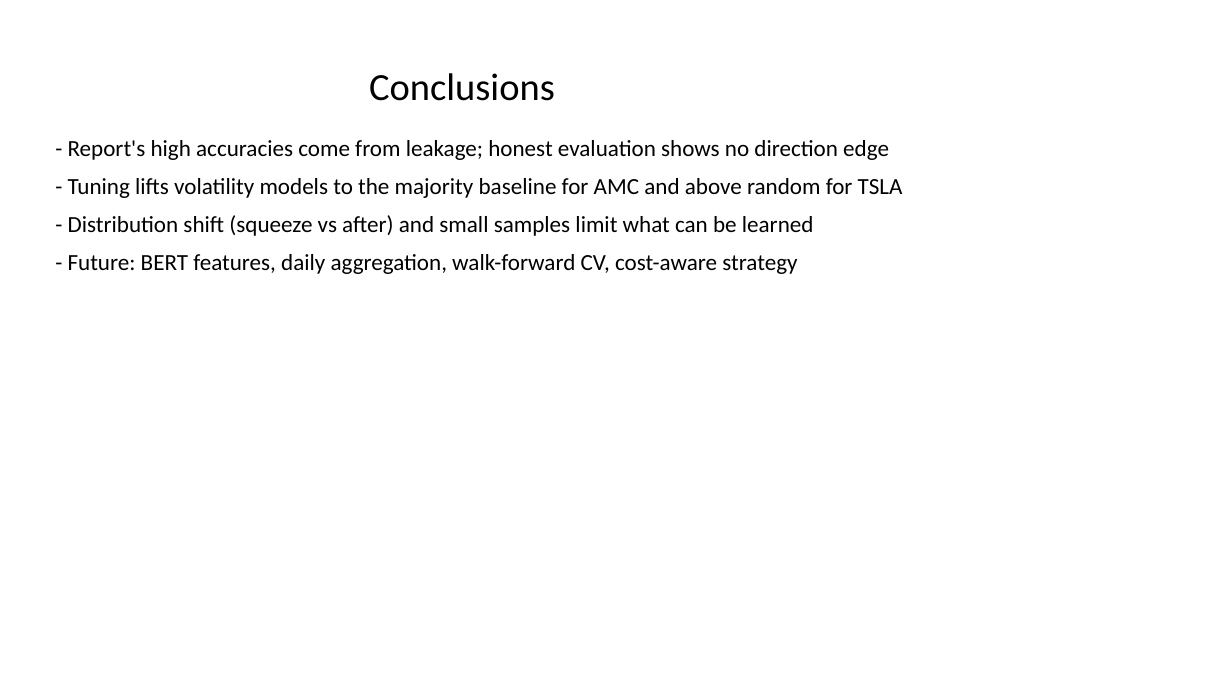
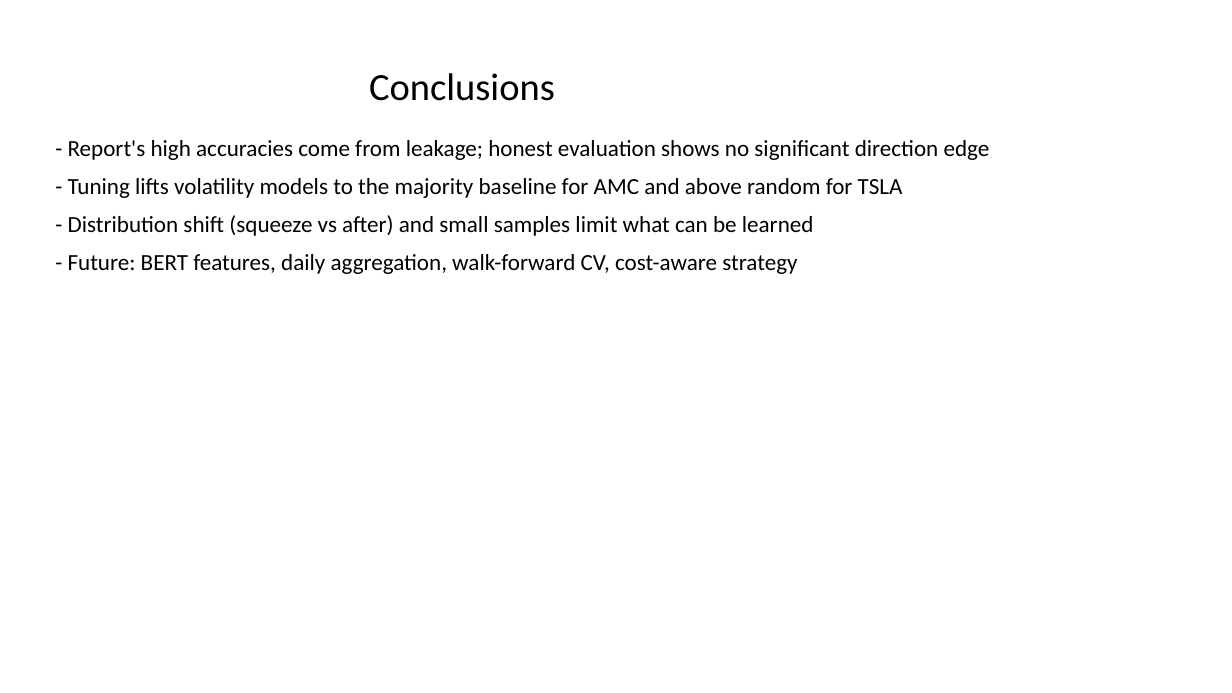
Before and after one commit to Prithvi-Aithal/wsb-market-prediction, a slide deck: slide 12 of docs/presentation.pptx. Drawn at 1232x693 pixels with LibreOffice and Linux fonts; fonts in the diff are those of the drawing. Boxes give left, top, right and bottom in pixels: in the first picture for what was removed or moved away, otherwise in the second. Text is boxed around its words. In the diff, an @@ line names an element or a change of style, - is before the commit and + after.

Commit message:
Audit fixes: remove unsupported L2/AMC claim, soften direction conclusion, pin requirements, tidy demo and README

```diff
--- a/docs/presentation.pptx
+++ b/docs/presentation.pptx
@@ text at <box>68,140,990,160</box>: text changed @@
-- Report's high accuracies come from leakage; honest evaluation shows no direction edge
+- Report's high accuracies come from leakage; honest evaluation shows no significant direction edge
```
Also in this commit, not shown: 1 other slide changed, 7 other files.
